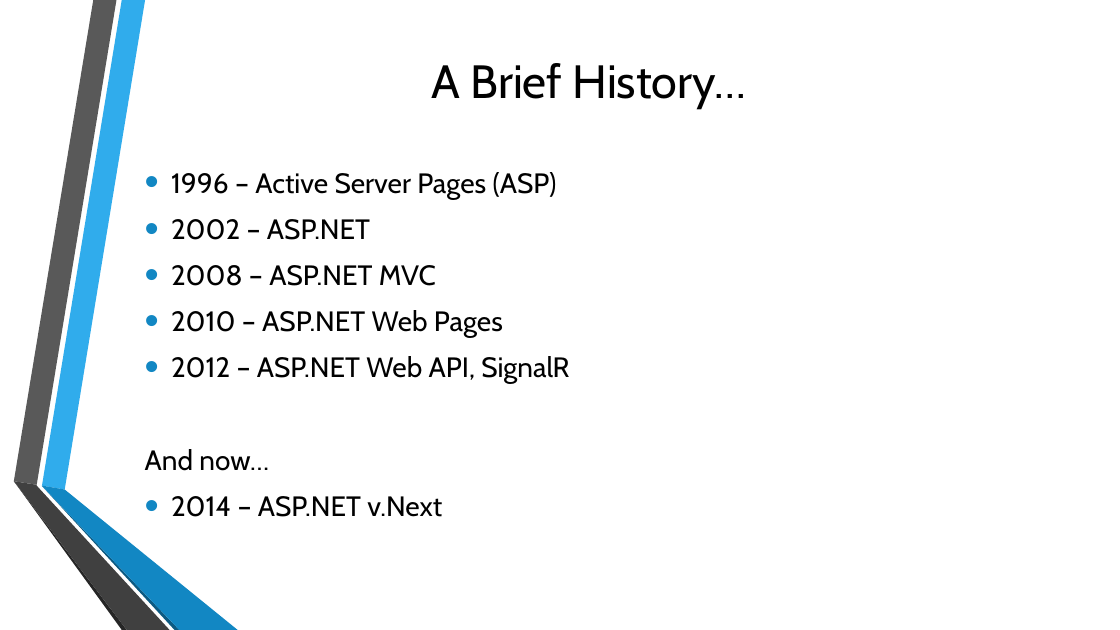
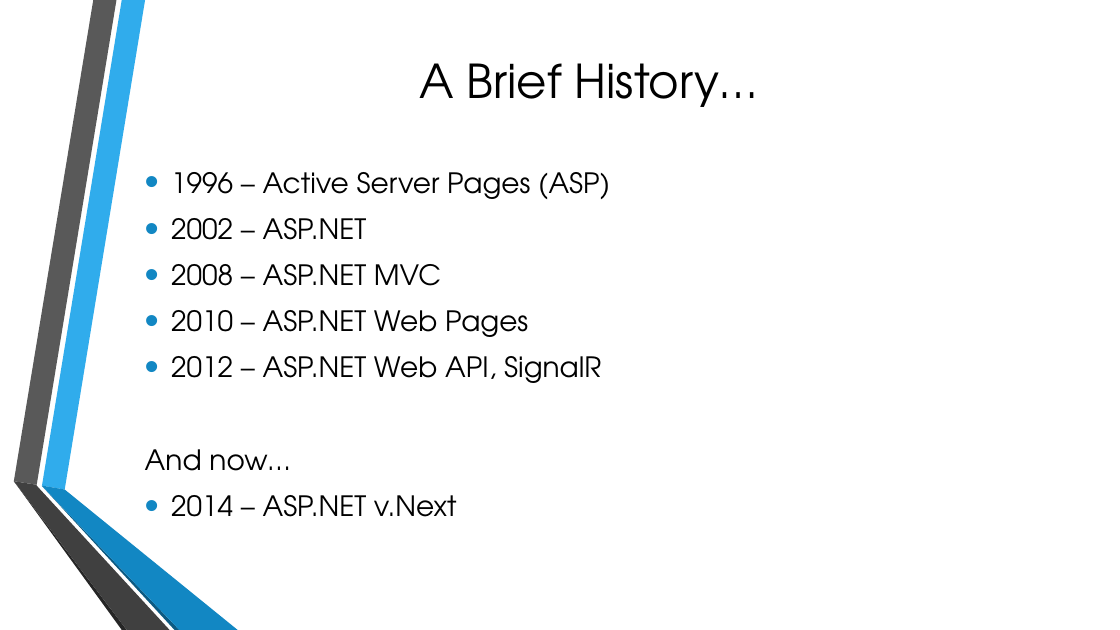
Before and after one commit to cabarney/ASP.NET-v.Next-Talk, a slide deck: slide 3 of Getting to Know ASP.pptx. Drawn at 1120x630 pixels with LibreOffice and Linux fonts; fonts in the diff are those of the drawing; background and template pictures are left out. Boxes give left, top, right and bottom in pixels: in the first picture for what was removed or moved away, otherwise in the second. Text is boxed around its words. In the diff, an @@ line names an element or a change of style, - is before the commit and + after.

```diff
--- a/Getting to Know ASP.pptx
+++ b/Getting to Know ASP.pptx
@@ title "A Brief History…" at (419, 63, 758, 107): font Cabin to TeX Gyre Adventor @@
@@ text "1996 – Active Server Pages ..." at (145, 172, 610, 517): font Cabin to TeX Gyre Adventor @@
```
Also in this commit, not shown: 10 other slides changed, 1 other file.
